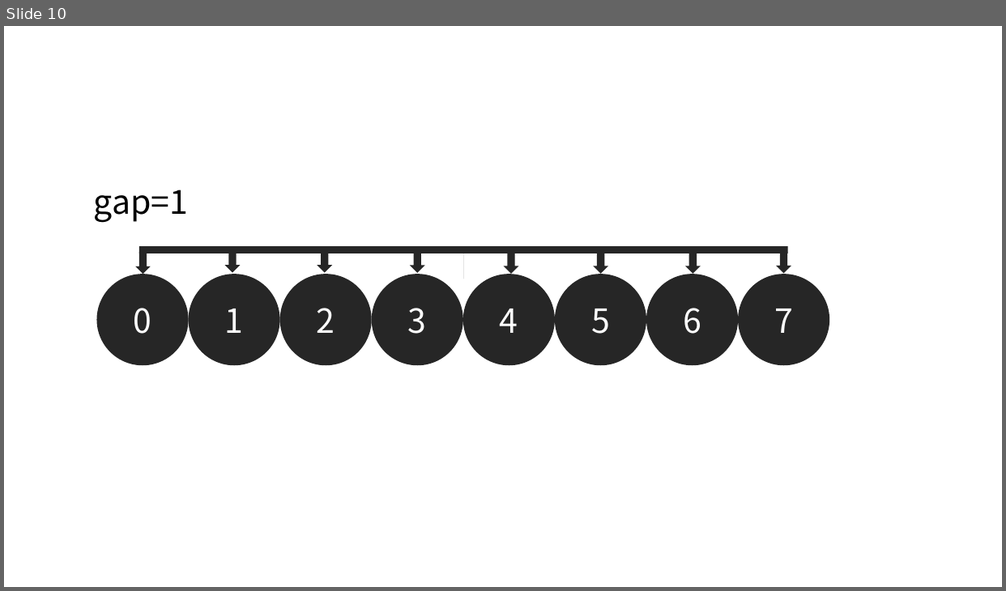
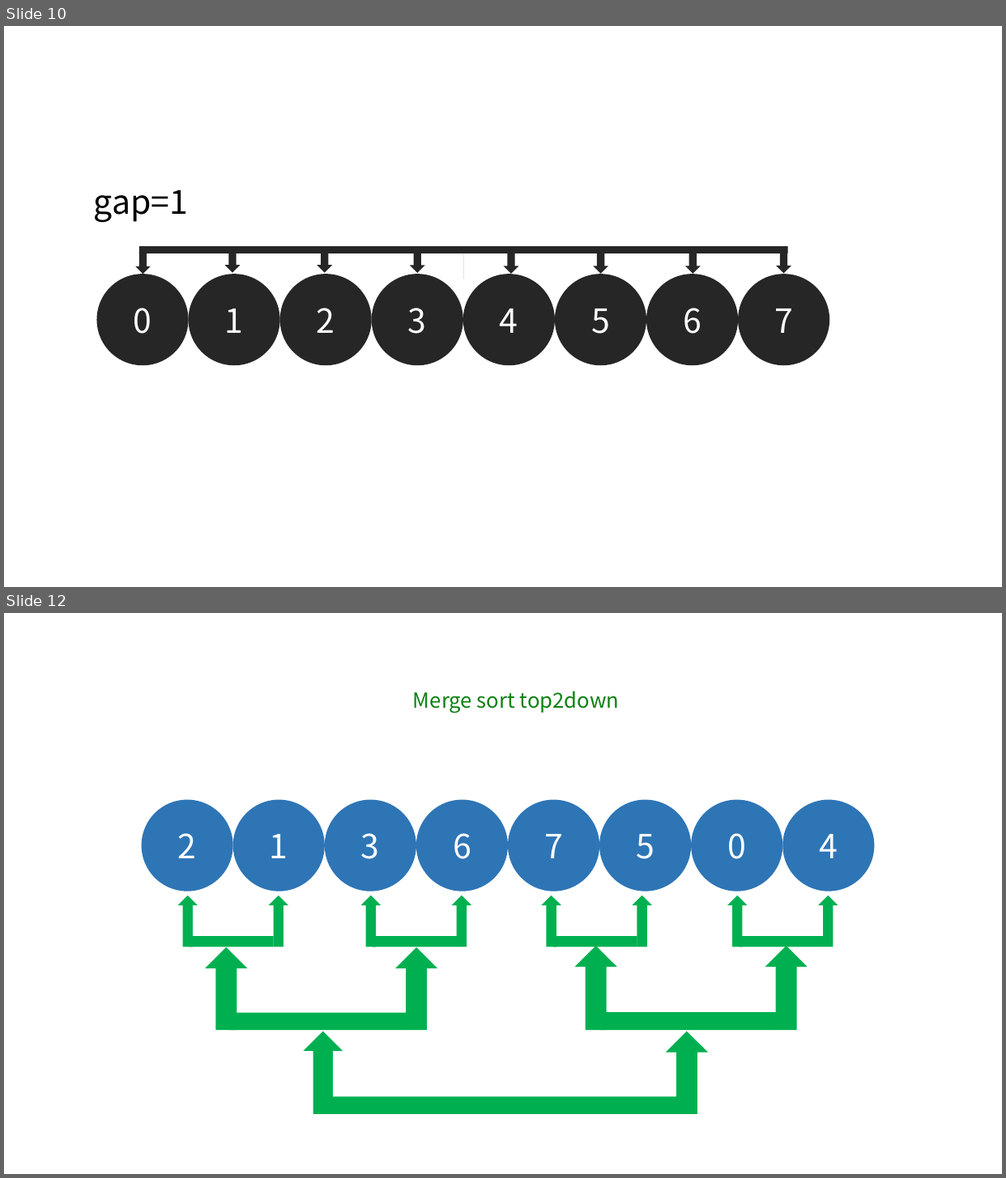
Before and after one commit to grayondream/algorithm-forth, a slide deck: ppt/sort.pptx. Shown one above the other, each under a label of ours: slide 10 before the commit, slides 10 and 12 after it; the slides between them are not shown. The pictures are 1006x591 and 1006x1178 pixels, drawn with LibreOffice and Linux fonts; fonts in the diff are those of the drawing. Boxes give left, top, right and bottom in pixels: in the first picture for what was removed or moved away, otherwise in the second. Text is boxed around its words. In the diff, an @@ line names an element or a change of style, - is before the commit and + after.

Commit message:
merge_sort动态图画完了

```diff
--- a/ppt/sort.pptx
+++ b/ppt/sort.pptx
@@ slide 12 added at [4, 613, 1002, 1174], background #FFFFFF @@
@@ text added at [413, 691, 620, 713], 20 pt, text #0D8113 @@
+Merge sort top2down
@@ ellipse added at [142, 800, 233, 892], fill #2E75B6, 32 pt, text #FFFFFF @@
+2
@@ ellipse added at [233, 800, 325, 892], fill #2E75B6, 32 pt, text #FFFFFF @@
+1
@@ ellipse added at [325, 800, 415, 892], fill #2E75B6, 32 pt, text #FFFFFF @@
+3
@@ ellipse added at [416, 800, 508, 892], fill #2E75B6, 32 pt, text #FFFFFF @@
+6
@@ ellipse added at [508, 800, 599, 892], fill #2E75B6, 32 pt, text #FFFFFF @@
+7
@@ ellipse added at [600, 800, 691, 892], fill #2E75B6, 32 pt, text #FFFFFF @@
+5
@@ ellipse added at [691, 800, 782, 892], fill #2E75B6, 32 pt, text #FFFFFF @@
+0
@@ ellipse added at [782, 800, 874, 892], fill #2E75B6, 32 pt, text #FFFFFF @@
+4
@@ up arrow added at [177, 896, 198, 948], fill #00B050 @@
@@ up arrow added at [268, 896, 288, 948], fill #00B050 @@
@@ up arrow added at [361, 896, 381, 948], fill #00B050 @@
@@ up arrow added at [452, 896, 472, 948], fill #00B050 @@
@@ up arrow added at [542, 896, 562, 948], fill #00B050 @@
@@ up arrow added at [632, 896, 652, 948], fill #00B050 @@
@@ up arrow added at [727, 896, 748, 948], fill #00B050 @@
@@ up arrow added at [819, 896, 839, 948], fill #00B050 @@
@@ rectangle added at [189, 936, 274, 947], fill #00B050 @@
@@ up arrow added at [206, 948, 247, 1031], fill #00B050 @@
@@ rectangle added at [373, 936, 456, 947], fill #00B050 @@
@@ up arrow added at [395, 948, 437, 1031], fill #00B050 @@
@@ rectangle added at [553, 936, 637, 947], fill #00B050 @@
@@ up arrow added at [575, 946, 617, 1031], fill #00B050 @@
@@ rectangle added at [739, 936, 823, 947], fill #00B050 @@
@@ up arrow added at [765, 946, 808, 1031], fill #00B050 @@
@@ rectangle added at [230, 1013, 406, 1030], fill #00B050 @@
@@ rectangle added at [600, 1013, 776, 1031], fill #00B050 @@
@@ up arrow added at [304, 1032, 343, 1114], fill #00B050 @@
@@ up arrow added at [666, 1032, 708, 1114], fill #00B050 @@
@@ rectangle added at [323, 1097, 688, 1114], fill #00B050 @@
```
Also in this commit, not shown: 1 slide changed, 1 other slide added, 1 slide removed, 2 other files.
